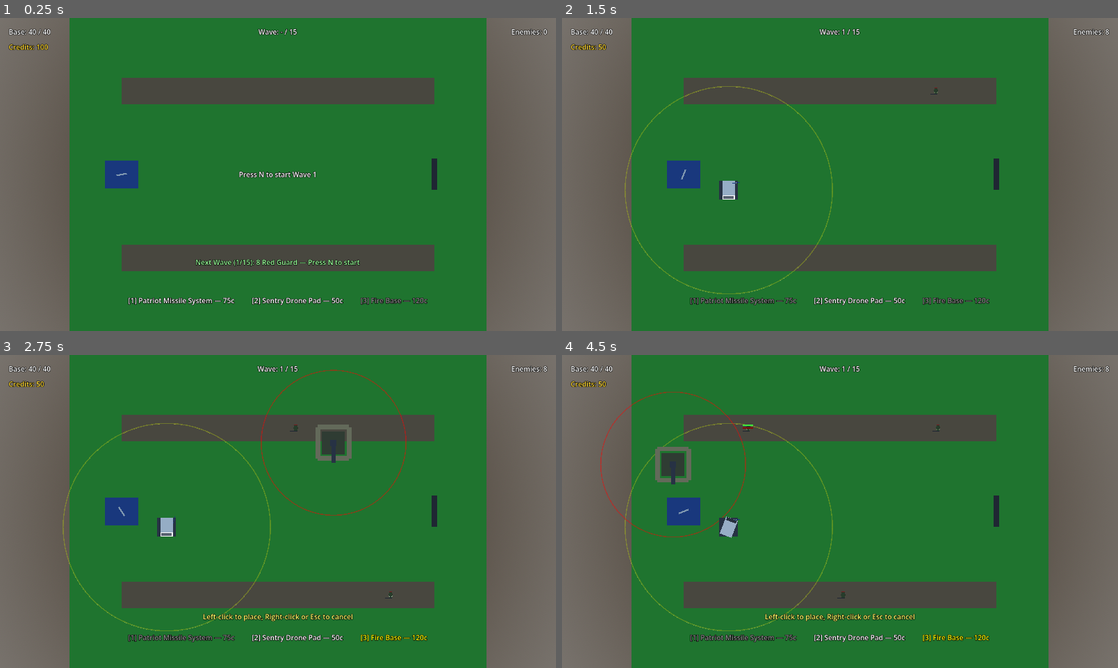
Above: before the commit, frames 1-4 (two rows, left to right).
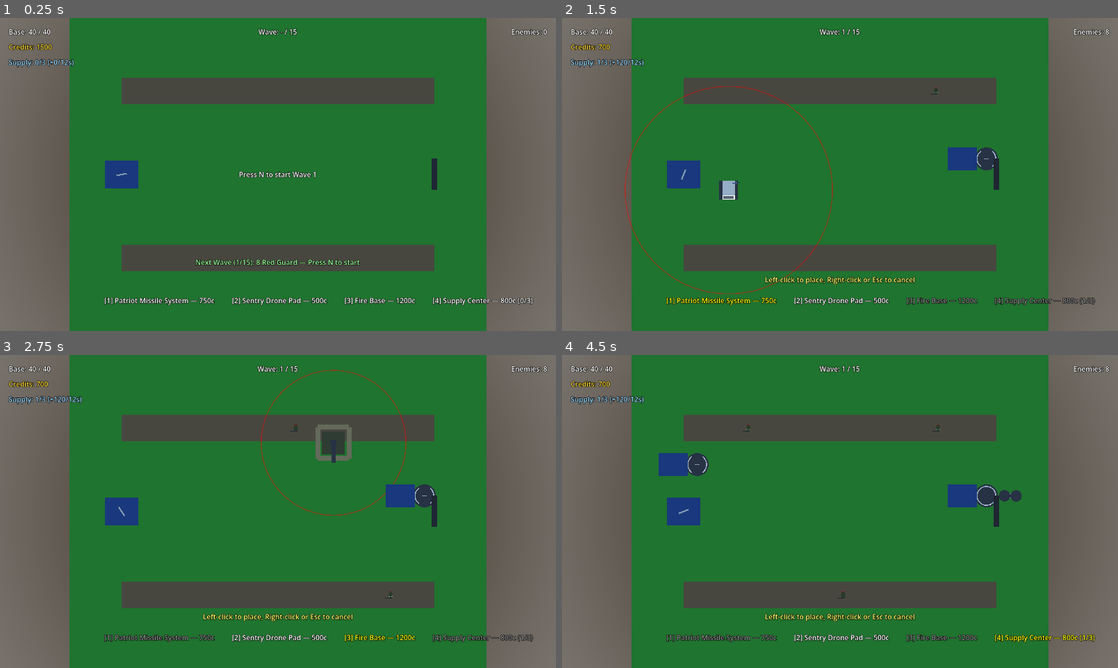
Above: after the commit, the same moments.

Repository: JBones521/generals-td
Game: Godot game, scene res://scenes/levels/level_01.tscn
The game is run twice, just before and just after one commit, with the same random seed, the same clock (stepped at 60 frames per second) and the same inputs.
Inputs (mouse positions are in pixels of both pictures, inside the frame that each line leads up to):
- Up to frame 1 (0.25 s): no input
- Up to frame 2 (1.5 s): tap N at 0.5 s; move the mouse to (962, 158) at 0.52 s; tap 4 at 0.6 s; click (962, 158) at 0.67 s; tap 1 at 0.8, 1.35 s; tap Enter at 1.25 s; move the mouse to (728, 190) at 1.27 s; click (728, 190) at 1.42 s
- Up to frame 3 (2.75 s): tap 2 at 1.55, 2.1 s; tap Enter at 2 s; move the mouse to (333, 442) at 2.02 s; click (333, 442) at 2.17 s; tap 3 at 2.3 s
- Up to frame 4 (4.5 s): tap Enter at 2.75, 3.5, 4.25 s; move the mouse to (812, 574) at 2.77 s; tap 3 at 2.85 s; click (812, 574) at 2.92 s; tap N at 3.05, 3.6 s; move the mouse to (1006, 558) at 3.52 s; click (1006, 558) at 3.67 s; tap 4 at 3.8, 4.35 s; move the mouse to (673, 464) at 4.27 s; click (673, 464) at 4.42 s

The runs differ from the first frame. In frame 1, 1.3% of the frame differs, in the area x 1-96%, y 8-92%; in frame 2, 2.7%; in frame 3, 2.5%; in frame 4, 3.8%.

Commit message:
Step 9: Supply Center economy, Chinook deliveries, credit rescale

Diff:
--- a/scenes/levels/level_01.tscn
+++ b/scenes/levels/level_01.tscn
@@ -14,6 +14,8 @@
 [ext_resource type="Resource" path="res://scenes/units/towers/sentry_drone.tres" id="13_sentry"]
 [ext_resource type="Resource" path="res://scenes/units/towers/fire_base.tres" id="14_firebase"]
 [ext_resource type="Script" path="res://scripts/visual_spin.gd" id="15_spin"]
+[ext_resource type="Script" path="res://scripts/building_data.gd" id="16_bd"]
+[ext_resource type="Resource" path="res://scenes/units/buildings/supply_center.tres" id="17_sc"]
 
 [sub_resource type="ProceduralSkyMaterial" id="ProceduralSkyMaterial_sky"]
 
@@ -157,6 +159,7 @@
 [node name="BuildManager" type="Node3D" parent="."]
 script = ExtResource("10_bm")
 available_towers = Array[ExtResource("11_td")]([ExtResource("12_patriot"), ExtResource("13_sentry"), ExtResource("14_firebase")])
+available_buildings = Array[ExtResource("16_bd")]([ExtResource("17_sc")])
 paths = Array[ExtResource("2_uvc87")]([ExtResource("2_patha"), ExtResource("3_pathb")])
 
 [node name="HUD" parent="." instance=ExtResource("9_hud")]
--- a/scenes/ui/hud.tscn
+++ b/scenes/ui/hud.tscn
@@ -31,8 +31,20 @@
 offset_right = 260.0
 offset_bottom = 85.0
 mouse_filter = 2
-text = "Credits: 100"
+text = "Credits: 1500"
 theme_override_colors/font_color = Color(1, 0.85, 0.2, 1)
+theme_override_colors/font_outline_color = Color(0, 0, 0, 1)
+theme_override_constants/outline_size = 4
+
+[node name="IncomeLabel" type="Label" parent="."]
+layout_mode = 1
+offset_left = 20.0
+offset_top = 90.0
+offset_right = 320.0
+offset_bottom = 120.0
+mouse_filter = 2
+text = "Supply: 0/3 (+0/12s)"
+theme_override_colors/font_color = Color(0.6, 0.85, 1, 1)
 theme_override_colors/font_outline_color = Color(0, 0, 0, 1)
 theme_override_constants/outline_size = 4
 
@@ -137,7 +149,7 @@
 [node name="PatriotLabel" type="Label" parent="TowerRow"]
 layout_mode = 2
 mouse_filter = 2
-text = "[1] Patriot — 75c"
+text = "[1] Patriot — 750c"
 theme_override_colors/font_color = Color(1, 1, 1, 1)
 theme_override_colors/font_outline_color = Color(0, 0, 0, 1)
 theme_override_constants/outline_size = 4
@@ -145,7 +157,7 @@
 [node name="SentryLabel" type="Label" parent="TowerRow"]
 layout_mode = 2
 mouse_filter = 2
-text = "[2] Sentry Drone — 50c"
+text = "[2] Sentry Drone — 500c"
 theme_override_colors/font_color = Color(1, 1, 1, 1)
 theme_override_colors/font_outline_color = Color(0, 0, 0, 1)
 theme_override_constants/outline_size = 4
@@ -153,7 +165,15 @@
 [node name="FireBaseLabel" type="Label" parent="TowerRow"]
 layout_mode = 2
 mouse_filter = 2
-text = "[3] Fire Base — 120c"
+text = "[3] Fire Base — 1200c"
 theme_override_colors/font_color = Color(1, 1, 1, 1)
 theme_override_colors/font_outline_color = Color(0, 0, 0, 1)
 theme_override_constants/outline_size = 4
+
+[node name="SupplyCenterLabel" type="Label" parent="TowerRow"]
+layout_mode = 2
+mouse_filter = 2
+text = "[4] Supply Center — 800c (0/3)"
+theme_override_colors/font_color = Color(1, 1, 1, 1)
+theme_override_colors/font_outline_color = Color(0, 0, 0, 1)
+theme_override_constants/outline_size = 4
--- /dev/null
+++ b/scenes/units/buildings/supply_center.tres
@@ -0,0 +1,12 @@
+[gd_resource type="Resource" script_class="BuildingData" load_steps=3 format=3]
+
+[ext_resource type="Script" path="res://scripts/building_data.gd" id="1_bd"]
+[ext_resource type="PackedScene" path="res://scenes/units/buildings/supply_center.tscn" id="2_scene"]
+
+[resource]
+script = ExtResource("1_bd")
+placeable_id = "usa_supply_center"
+display_name = "Supply Center"
+cost = 800
+max_count = 3
+scene = ExtResource("2_scene")
--- /dev/null
+++ b/scenes/units/buildings/supply_center.tscn
@@ -0,0 +1,83 @@
+[gd_scene load_steps=12 format=3]
+
+[ext_resource type="Script" path="res://scripts/supply_center.gd" id="1_sc"]
+[ext_resource type="Script" path="res://scripts/visual_spin.gd" id="2_spin"]
+
+[sub_resource type="BoxMesh" id="BoxMesh_warehouse"]
+size = Vector3(2.6, 1.2, 2)
+
+[sub_resource type="BoxMesh" id="BoxMesh_roof"]
+size = Vector3(2.8, 0.15, 2.2)
+
+[sub_resource type="CylinderMesh" id="CylinderMesh_pad"]
+top_radius = 1.1
+bottom_radius = 1.1
+height = 0.1
+
+[sub_resource type="TorusMesh" id="TorusMesh_pad_circle"]
+inner_radius = 0.85
+outer_radius = 0.95
+
+[sub_resource type="BoxMesh" id="BoxMesh_chinook_body"]
+size = Vector3(0.5, 0.45, 1.4)
+
+[sub_resource type="CylinderMesh" id="CylinderMesh_rotor"]
+top_radius = 0.55
+bottom_radius = 0.55
+height = 0.04
+
+[sub_resource type="StandardMaterial3D" id="StandardMaterial3D_hull_gray"]
+albedo_color = Color(0.75, 0.78, 0.8, 1)
+
+[sub_resource type="StandardMaterial3D" id="StandardMaterial3D_accent_blue"]
+albedo_color = Color(0.15, 0.3, 0.55, 1)
+
+[sub_resource type="StandardMaterial3D" id="StandardMaterial3D_dark_metal"]
+albedo_color = Color(0.25, 0.27, 0.3, 1)
+
+[sub_resource type="StandardMaterial3D" id="StandardMaterial3D_white"]
+albedo_color = Color(0.92, 0.94, 0.95, 1)
+
+[node name="SupplyCenter" type="Node3D"]
+script = ExtResource("1_sc")
+
+[node name="Warehouse" type="MeshInstance3D" parent="."]
+transform = Transform3D(1, 0, 0, 0, 1, 0, 0, 0, 1, 0, 0.6, 0)
+mesh = SubResource("BoxMesh_warehouse")
+surface_material_override/0 = SubResource("StandardMaterial3D_hull_gray")
+
+[node name="Roof" type="MeshInstance3D" parent="."]
+transform = Transform3D(1, 0, 0, 0, 1, 0, 0, 0, 1, 0, 1.3, 0)
+mesh = SubResource("BoxMesh_roof")
+surface_material_override/0 = SubResource("StandardMaterial3D_accent_blue")
+
+[node name="LandingPad" type="MeshInstance3D" parent="."]
+transform = Transform3D(1, 0, 0, 0, 1, 0, 0, 0, 1, 2.3, 0.05, 0)
+mesh = SubResource("CylinderMesh_pad")
+surface_material_override/0 = SubResource("StandardMaterial3D_dark_metal")
+
+[node name="PadCircle" type="MeshInstance3D" parent="."]
+transform = Transform3D(1, 0, 0, 0, 1, 0, 0, 0, 1, 2.3, 0.11, 0)
+mesh = SubResource("TorusMesh_pad_circle")
+surface_material_override/0 = SubResource("StandardMaterial3D_white")
+
+[node name="Chinook" type="Node3D" parent="."]
+transform = Transform3D(1, 0, 0, 0, 1, 0, 0, 0, 1, 2.3, 0.3, 0)
+
+[node name="Body" type="MeshInstance3D" parent="Chinook"]
+mesh = SubResource("BoxMesh_chinook_body")
+surface_material_override/0 = SubResource("StandardMaterial3D_hull_gray")
+
+[node name="RotorFront" type="MeshInstance3D" parent="Chinook"]
+transform = Transform3D(1, 0, 0, 0, 1, 0, 0, 0, 1, 0, 0.35, 0.55)
+mesh = SubResource("CylinderMesh_rotor")
+surface_material_override/0 = SubResource("StandardMaterial3D_dark_metal")
+script = ExtResource("2_spin")
+spin_speed_deg = 900.0
+
+[node name="RotorRear" type="MeshInstance3D" parent="Chinook"]
+transform = Transform3D(1, 0, 0, 0, 1, 0, 0, 0, 1, 0, 0.35, -0.55)
+mesh = SubResource("CylinderMesh_rotor")
+surface_material_override/0 = SubResource("StandardMaterial3D_dark_metal")
+script = ExtResource("2_spin")
+spin_speed_deg = 900.0
--- a/scenes/units/enemies/battlemaster.tres
+++ b/scenes/units/enemies/battlemaster.tres
@@ -11,5 +11,5 @@
 max_health = 40.0
 move_speed = 3.0
 damage_to_base = 2
-bounty = 8
+bounty = 80
 enemy_scene = ExtResource("2_scene")
--- a/scenes/units/enemies/red_guard.tres
+++ b/scenes/units/enemies/red_guard.tres
@@ -11,5 +11,5 @@
 max_health = 12.0
 move_speed = 6.0
 damage_to_base = 1
-bounty = 3
+bounty = 30
 enemy_scene = ExtResource("2_scene")
--- a/scenes/units/towers/fire_base.tres
+++ b/scenes/units/towers/fire_base.tres
@@ -5,12 +5,12 @@
 
 [resource]
 script = ExtResource("1_td")
-tower_id = "usa_firebase"
+placeable_id = "usa_firebase"
 display_name = "Fire Base"
-cost = 120
+cost = 1200
 attack_range = 7.0
 fire_rate = 0.5
 damage = 35.0
 damage_vs_infantry_mult = 1.0
 damage_vs_vehicle_mult = 1.0
-tower_scene = ExtResource("2_scene")
+scene = ExtResource("2_scene")
--- a/scenes/units/towers/patriot.tres
+++ b/scenes/units/towers/patriot.tres
@@ -5,12 +5,12 @@
 
 [resource]
 script = ExtResource("1_td")
-tower_id = "usa_patriot"
+placeable_id = "usa_patriot"
 display_name = "Patriot Missile System"
-cost = 75
+cost = 750
 attack_range = 10.0
 fire_rate = 1.0
 damage = 12.0
 damage_vs_infantry_mult = 0.5
 damage_vs_vehicle_mult = 1.5
-tower_scene = ExtResource("2_scene")
+scene = ExtResource("2_scene")
--- a/scenes/units/towers/sentry_drone.tres
+++ b/scenes/units/towers/sentry_drone.tres
@@ -5,12 +5,12 @@
 
 [resource]
 script = ExtResource("1_td")
-tower_id = "usa_sentry"
+placeable_id = "usa_sentry"
 display_name = "Sentry Drone Pad"
-cost = 50
+cost = 500
 attack_range = 8.0
 fire_rate = 3.0
 damage = 4.0
 damage_vs_infantry_mult = 1.5
 damage_vs_vehicle_mult = 0.6
-tower_scene = ExtResource("2_scene")
+scene = ExtResource("2_scene")
--- a/scripts/build_manager.gd
+++ b/scripts/build_manager.gd
@@ -1,17 +1,20 @@
 class_name BuildManager
 extends Node3D
 
-signal tower_selected_changed(tower_data)
+signal tower_selected_changed(placeable_data)
+signal buildings_changed
 
 @export var available_towers: Array[TowerData] = []
+@export var available_buildings: Array[BuildingData] = []
 @export var paths: Array[PathData] = []
 @export var ground_layer_mask: int = 2
 @export var min_distance_to_path: float = 2.0
 @export var min_tower_spacing: float = 2.0
 
-var selected_tower_data: TowerData = null
-var preview_instance: Tower = null
+var selected_placeable: PlaceableData = null
+var preview_instance: Node3D = null
 var placed_towers: Array[Tower] = []
+var placed_buildings: Array[Node3D] = []
 
 var _preview_indicator_material: StandardMaterial3D
 
@@ -21,19 +24,22 @@
 		match event.keycode:
 			KEY_1:
 				if available_towers.size() >= 1:
-					_select_tower(available_towers[0])
+					_select_placeable(available_towers[0])
 			KEY_2:
 				if available_towers.size() >= 2:
-					_select_tower(available_towers[1])
+					_select_placeable(available_towers[1])
 			KEY_3:
 				if available_towers.size() >= 3:
-					_select_tower(available_towers[2])
+					_select_placeable(available_towers[2])
+			KEY_4:
+				if available_buildings.size() >= 1:
+					_select_placeable(available_buildings[0])
 			KEY_ESCAPE:
 				if preview_instance != null:
 					_cancel_placement()
 	elif event is InputEventMouseButton and event.pressed:
 		if event.button_index == MOUSE_BUTTON_LEFT and preview_instance != null:
-			_try_place_tower()
+			_try_place()
 		elif event.button_index == MOUSE_BUTTON_RIGHT and preview_instance != null:
 			_cancel_placement()
 
@@ -64,15 +70,23 @@
 	return result.position
 
 
-func _select_tower(td: TowerData) -> void:
-	if td == null:
+func count_placed_buildings(id: String) -> int:
+	var count := 0
+	for b in placed_buildings:
+		if is_instance_valid(b) and b.get_meta("placeable_id", "") == id:
+			count += 1
+	return count
+
+
+func _select_placeable(pd: PlaceableData) -> void:
+	if pd == null:
 		return
 	_cancel_placement()
-	selected_tower_data = td
-	_create_preview(td)
-	tower_selected_changed.emit(td)
+	selected_placeable = pd
+	_create_preview(pd)
+	tower_selected_changed.emit(pd)
 	if GameState.DEBUG_LOGGING:
-		print("[BuildManager] selected %s (cost=%d)" % [td.tower_id, td.cost])
+		print("[BuildManager] selected %s (cost=%d)" % [pd.placeable_id, pd.cost])
 
 
 func _cancel_placement() -> void:
@@ -80,21 +94,26 @@
 		preview_instance.queue_free()
 		preview_instance = null
 	_preview_indicator_material = null
-	var was_selected := selected_tower_data != null
-	selected_tower_data = null
+	var was_selected := selected_placeable != null
+	selected_placeable = null
 	if was_selected:
 		tower_selected_changed.emit(null)
 
 
-func _create_preview(td: TowerData) -> void:
-	if td == null or td.tower_scene == null:
-		push_error("[BuildManager] cannot create preview — tower_scene missing for %s" % td.tower_id if td != null else "<null>")
-		return
-	var preview := td.tower_scene.instantiate() as Tower
+func _create_preview(pd: PlaceableData) -> void:
+	if pd == null or pd.scene == null:
+		push_error("[BuildManager] cannot create preview — scene missing for %s" % (pd.placeable_id if pd != null else "<null>"))
+		return
+	var preview := pd.scene.instantiate() as Node3D
 	if preview == null:
-		push_error("[BuildManager] could not instantiate tower scene for %s" % td.tower_id)
-		return
-	preview.tower_data = td
+		push_error("[BuildManager] could not instantiate scene for %s" % pd.placeable_id)
+		return
+	var tower_preview := preview as Tower
+	if tower_preview != null:
+		tower_preview.tower_data = pd as TowerData
+	var hit = _raycast_to_ground()
+	if hit != null:
+		preview.position = hit
 	add_child(preview)
 	preview.set_process(false)
 	preview.set_physics_process(false)
@@ -109,9 +128,7 @@
 		_preview_indicator_material.albedo_color = Color(0, 1, 0, 0.4)
 		indicator.set_surface_override_material(0, _preview_indicator_material)
 	preview_instance = preview
-	var hit = _raycast_to_ground()
 	if hit != null:
-		preview.global_position = hit
 		_update_preview_color(_is_valid_placement(hit))
 
 
@@ -122,9 +139,9 @@
 
 
 func _is_valid_placement(pos: Vector3) -> bool:
-	if selected_tower_data == null:
-		return false
-	if not GameState.can_afford(selected_tower_data.cost):
+	if selected_placeable == null:
+		return false
+	if not GameState.can_afford(selected_placeable.cost):
 		return false
 	if _min_distance_to_paths(pos) < min_distance_to_path:
 		return false
@@ -133,6 +150,14 @@
 			continue
 		if t.global_position.distance_to(pos) < min_tower_spacing:
 			return false
+	for b in placed_buildings:
+		if not is_instance_valid(b):
+			continue
+		if b.global_position.distance_to(pos) < min_tower_spacing:
+			return false
+	var bd := selected_placeable as BuildingData
+	if bd != null and count_placed_buildings(bd.placeable_id) >= bd.max_count:
+		return false
 	return true
 
 
@@ -165,28 +190,35 @@
 	return p.distance_to(closest)
 
 
-func _try_place_tower() -> void:
-	if preview_instance == null or selected_tower_data == null:
+func _try_place() -> void:
+	if preview_instance == null or selected_placeable == null:
 		return
 	var pos: Vector3 = preview_instance.global_position
 	if not _is_valid_placement(pos):
 		if GameState.DEBUG_LOGGING:
 			print("[BuildManager] placement at %s rejected" % pos)
 		return
-	var td := selected_tower_data
-	var cost: int = td.cost
+	var pd := selected_placeable
+	var cost: int = pd.cost
 	if not GameState.spend_credits(cost):
 		if GameState.DEBUG_LOGGING:
 			print("[BuildManager] could not spend %d credits" % cost)
 		return
 	_cancel_placement()
-	var tower := td.tower_scene.instantiate() as Tower
-	if tower == null:
-		push_error("[BuildManager] failed to instantiate placed tower for %s" % td.tower_id)
-		return
-	tower.tower_data = td
-	add_child(tower)
-	tower.global_position = pos
-	placed_towers.append(tower)
+	var instance := pd.scene.instantiate() as Node3D
+	if instance == null:
+		push_error("[BuildManager] failed to instantiate placed scene for %s" % pd.placeable_id)
+		return
+	var tower := instance as Tower
+	if tower != null:
+		tower.tower_data = pd as TowerData
+	instance.position = pos
+	instance.set_meta("placeable_id", pd.placeable_id)
+	add_child(instance)
+	if tower != null:
+		placed_towers.append(tower)
+	else:
+		placed_buildings.append(instance)
+		buildings_changed.emit()
 	if GameState.DEBUG_LOGGING:
-		print("[BuildManager] placed %s at %s (cost=%d, credits remaining=%d)" % [td.tower_id, pos, cost, GameState.credits])
+		print("[BuildManager] placed %s at %s (cost=%d, credits remaining=%d)" % [pd.placeable_id, pos, cost, GameState.credits])
--- /dev/null
+++ b/scripts/building_data.gd
@@ -0,0 +1,4 @@
+class_name BuildingData
+extends PlaceableData
+
+@export var max_count: int = 3
--- a/scripts/game_state.gd
+++ b/scripts/game_state.gd
@@ -10,7 +10,7 @@
 
 const DEBUG_LOGGING: bool = false
 
-const STARTING_CREDITS: int = 100
+const STARTING_CREDITS: int = 1500
 const STARTING_BASE_HEALTH: int = 40
 
 signal state_changed(new_state)
@@ -36,8 +36,6 @@
 	if current_wave_index + 1 >= total_waves:
 		return
 	current_wave_index += 1
-	var stipend: int = 25 + current_wave_index * 10
-	add_credits(stipend)
 	_set_state(State.WAVE_ACTIVE)
 	wave_started.emit(current_wave_index, total_waves)
 
--- a/scripts/hud.gd
+++ b/scripts/hud.gd
@@ -6,6 +6,7 @@
 
 @onready var base_health_label: Label = $BaseHealthLabel
 @onready var credits_label: Label = $CreditsLabel
+@onready var income_label: Label = $IncomeLabel
 @onready var wave_label: Label = $WaveLabel
 @onready var enemies_remaining_label: Label = $EnemiesRemainingLabel
 @onready var status_label: Label = $StatusLabel
@@ -16,7 +17,7 @@
 var build_manager: BuildManager
 var wave_manager: WaveManager
 
-var _selected_tower_data: TowerData = null
+var _selected_tower_data: PlaceableData = null
 var _countdown_remaining: float = 0.0
 
 
@@ -31,6 +32,7 @@
 		build_manager = get_node_or_null(build_manager_path) as BuildManager
 	if build_manager != null:
 		build_manager.tower_selected_changed.connect(_on_tower_selected_changed)
+		build_manager.buildings_changed.connect(_on_buildings_changed)
 	else:
 		push_error("[HUD] build_manager could not be resolved from path: %s" % build_manager_path)
 	if not wave_manager_path.is_empty():
@@ -49,6 +51,7 @@
 	_refresh_wave_label()
 	_refresh_status_label()
 	_refresh_tower_labels()
+	_refresh_income_label()
 	_refresh_next_wave_label()
 
 
@@ -142,7 +145,7 @@
 	else:
 		var seconds: int = int(ceil(_countdown_remaining))
 		if seconds > 0:
-			prompt = "Press N (or wait %ds for +25 credits bonus)" % seconds
+			prompt = "Press N (or wait %ds for +250 credits bonus)" % seconds
 		else:
 			prompt = "Starting..."
 	next_wave_label.text = "Next Wave (%d/%d): %s — %s" % [next_idx + 1, GameState.total_waves, summary, prompt]
@@ -151,21 +154,52 @@
 func _refresh_tower_labels() -> void:
 	if build_manager == null or tower_row == null:
 		return
-	var towers: Array[TowerData] = build_manager.available_towers
+	var entries: Array[PlaceableData] = []
+	for td in build_manager.available_towers:
+		entries.append(td)
+	for bd in build_manager.available_buildings:
+		entries.append(bd)
 	for i in range(tower_row.get_child_count()):
 		var label := tower_row.get_child(i) as Label
 		if label == null:
 			continue
-		if i >= towers.size() or towers[i] == null:
+		if i >= entries.size() or entries[i] == null:
 			label.text = ""
 			label.visible = false
 			continue
 		label.visible = true
-		var td: TowerData = towers[i]
-		label.text = "[%d] %s — %dc" % [i + 1, td.display_name, td.cost]
-		if td == _selected_tower_data:
+		var pd: PlaceableData = entries[i]
+		var at_cap := false
+		var bd := pd as BuildingData
+		if bd != null:
+			var placed: int = build_manager.count_placed_buildings(bd.placeable_id)
+			at_cap = placed >= bd.max_count
+			label.text = "[%d] %s — %dc (%d/%d)" % [i + 1, bd.display_name, bd.cost, placed, bd.max_count]
+		else:
+			label.text = "[%d] %s — %dc" % [i + 1, pd.display_name, pd.cost]
+		if pd == _selected_tower_data:
 			label.modulate = Color(1.0, 1.0, 0.0)
-		elif GameState.can_afford(td.cost):
+		elif at_cap or not GameState.can_afford(pd.cost):
+			label.modulate = Color(0.55, 0.55, 0.55)
+		else:
 			label.modulate = Color(1.0, 1.0, 1.0)
-		else:
-			label.modulate = Color(0.55, 0.55, 0.55)
+
+
+func _on_buildings_changed() -> void:
+	_refresh_tower_labels()
+	_refresh_income_label()
+
+
+func _refresh_income_label() -> void:
+	if income_label == null:
+		return
+	if build_manager == null or build_manager.available_buildings.is_empty():
+		income_label.visible = false
+		return
+	var bd: BuildingData = build_manager.available_buildings[0]
+	if bd == null:
+		income_label.visible = false
+		return
+	income_label.visible = true
+	var placed: int = build_manager.count_placed_buildings(bd.placeable_id)
+	income_label.text = "Supply: %d/%d (+%d/%ds)" % [placed, bd.max_count, placed * SupplyCenter.DELIVERY_AMOUNT, int(SupplyCenter.CYCLE_TIME)]
--- /dev/null
+++ b/scripts/placeable_data.gd
@@ -0,0 +1,7 @@
+class_name PlaceableData
+extends Resource
+
+@export var placeable_id: String = ""
+@export var display_name: String = ""
+@export var cost: int = 500
+@export var scene: PackedScene
--- /dev/null
+++ b/scripts/supply_center.gd
@@ -0,0 +1,89 @@
+class_name SupplyCenter
+extends Node3D
+
+const DELIVERY_AMOUNT: int = 120
+const CYCLE_TIME: float = 12.0
+const HOVER_HEIGHT: float = 6.0
+const FLY_OUT_DISTANCE: float = 10.0
+
+enum Phase { ASCEND, FLY_OUT, FLY_BACK, DESCEND, LOADING }
+
+var _chinook: Node3D
+var _phase: Phase = Phase.LOADING
+var _phase_time: float = 0.0
+var _pad_pos: Vector3
+var _hover_pos: Vector3
+var _out_pos: Vector3
+
+
+func _ready() -> void:
+	_chinook = get_node_or_null("Chinook") as Node3D
+	if _chinook == null:
+		push_error("[SupplyCenter] Chinook node missing — deliveries disabled")
+		set_process(false)
+		return
+	_pad_pos = _chinook.position
+	_hover_pos = Vector3(_pad_pos.x, HOVER_HEIGHT, _pad_pos.z)
+	_out_pos = _hover_pos + _nearest_edge_direction() * FLY_OUT_DISTANCE
+
+
+func _nearest_edge_direction() -> Vector3:
+	var p := global_position
+	if abs(p.x) >= abs(p.z):
+		return Vector3(1, 0, 0) if p.x >= 0.0 else Vector3(-1, 0, 0)
+	return Vector3(0, 0, 1) if p.z >= 0.0 else Vector3(0, 0, -1)
+
+
+func _phase_duration(phase: Phase) -> float:
+	match phase:
+		Phase.ASCEND:
+			return CYCLE_TIME * (2.0 / 12.0)
+		Phase.FLY_OUT:
+			return CYCLE_TIME * (3.5 / 12.0)
+		Phase.FLY_BACK:
+			return CYCLE_TIME * (3.5 / 12.0)
+		Phase.DESCEND:
+			return CYCLE_TIME * (2.0 / 12.0)
+		Phase.LOADING:
+			return CYCLE_TIME * (1.0 / 12.0)
+	return 1.0
+
+
+func _process(delta: float) -> void:
+	_phase_time += delta
+	var duration := _phase_duration(_phase)
+	var t: float = clamp(_phase_time / duration, 0.0, 1.0)
+	match _phase:
+		Phase.ASCEND:
+			_chinook.position = _pad_pos.lerp(_hover_pos, t)
+		Phase.FLY_OUT:
+			_chinook.position = _hover_pos.lerp(_out_pos, t)
+			_face_travel(_out_pos - _hover_pos, delta)
+		Phase.FLY_BACK:
+			_chinook.position = _out_pos.lerp(_hover_pos, t)
+			_face_travel(_hover_pos - _out_pos, delta)
+		Phase.DESCEND:
+			_chinook.position = _hover_pos.lerp(_pad_pos, t)
+		Phase.LOADING:
+			pass
+	if _phase_time < duration:
+		return
+	_phase_time = 0.0
+	match _phase:
+		Phase.ASCEND:
+			_phase = Phase.FLY_OUT
+		Phase.FLY_OUT:
+			_phase = Phase.FLY_BACK
+		Phase.FLY_BACK:
+			_phase = Phase.DESCEND
+		Phase.DESCEND:
+			GameState.add_credits(DELIVERY_AMOUNT)
+			_phase = Phase.LOADING
+		Phase.LOADING:
+			_phase = Phase.ASCEND
+
+
+func _face_travel(direction: Vector3, delta: float) -> void:
+	if direction.length_squared() < 0.0001:
+		return
+	_chinook.rotation.y = lerp_angle(_chinook.rotation.y, atan2(direction.x, direction.z), 6.0 * delta)
--- a/scripts/tower_data.gd
+++ b/scripts/tower_data.gd
@@ -1,12 +1,8 @@
 class_name TowerData
-extends Resource
+extends PlaceableData
 
-@export var tower_id: String = ""
-@export var display_name: String = ""
-@export var cost: int = 50
 @export var attack_range: float = 10.0
 @export var fire_rate: float = 1.0
 @export var damage: float = 10.0
 @export var damage_vs_infantry_mult: float = 1.0
 @export var damage_vs_vehicle_mult: float = 1.0
-@export var tower_scene: PackedScene
--- a/scripts/wave_manager.gd
+++ b/scripts/wave_manager.gd
@@ -2,7 +2,7 @@
 extends Node
 
 const COUNTDOWN_DURATION: float = 20.0
-const EARLY_START_BONUS: int = 25
+const EARLY_START_BONUS: int = 250
 
 signal countdown_changed(seconds_remaining: float)
 
Not shown, added: scripts/building_data.gd.uid
Not shown, added: scripts/placeable_data.gd.uid
Not shown, added: scripts/supply_center.gd.uid
Not shown, added: tmp_res_check.gd.uid
Not shown, changed: CLAUDE.md
Not shown, changed: docs/DESIGN.md
